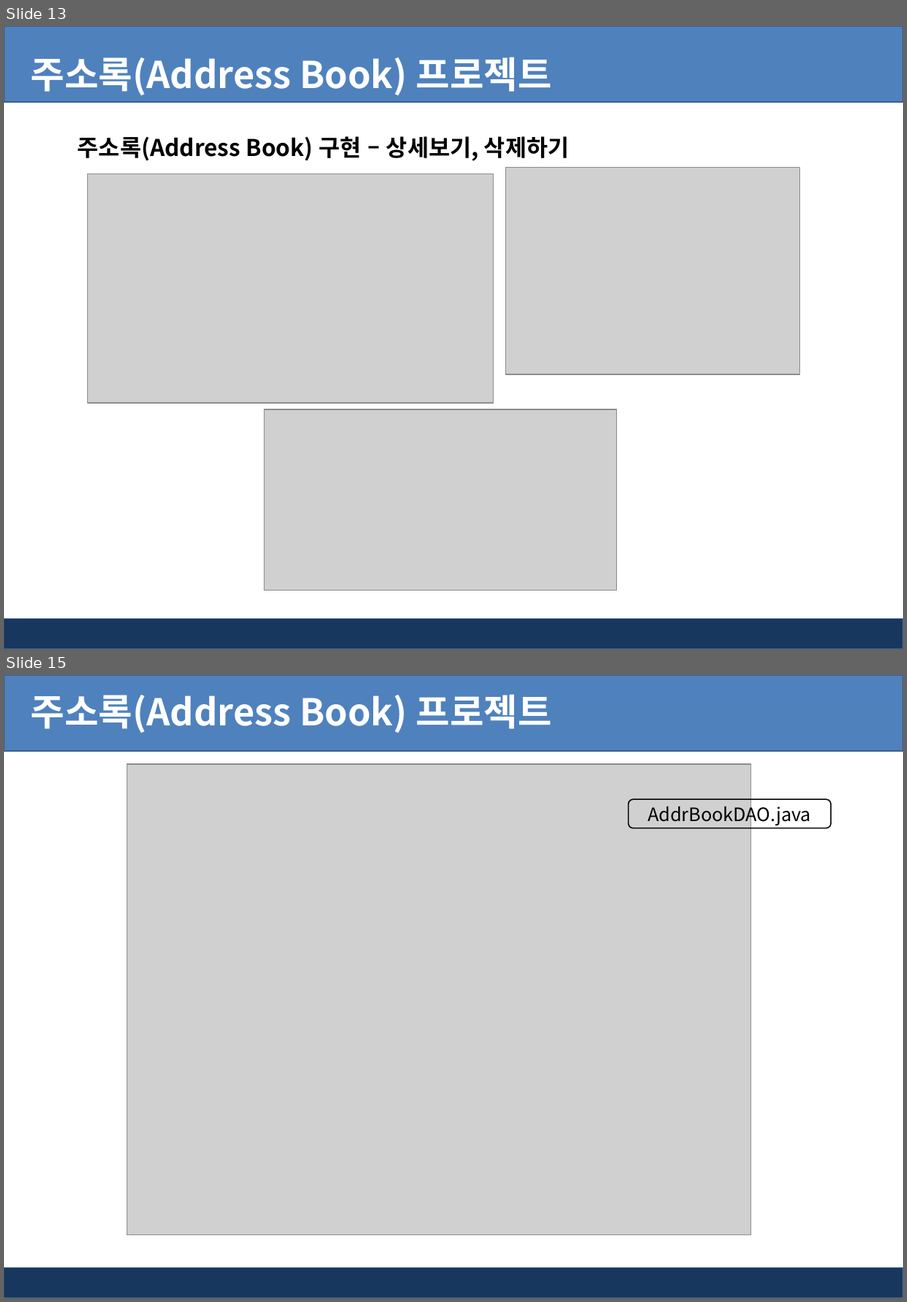
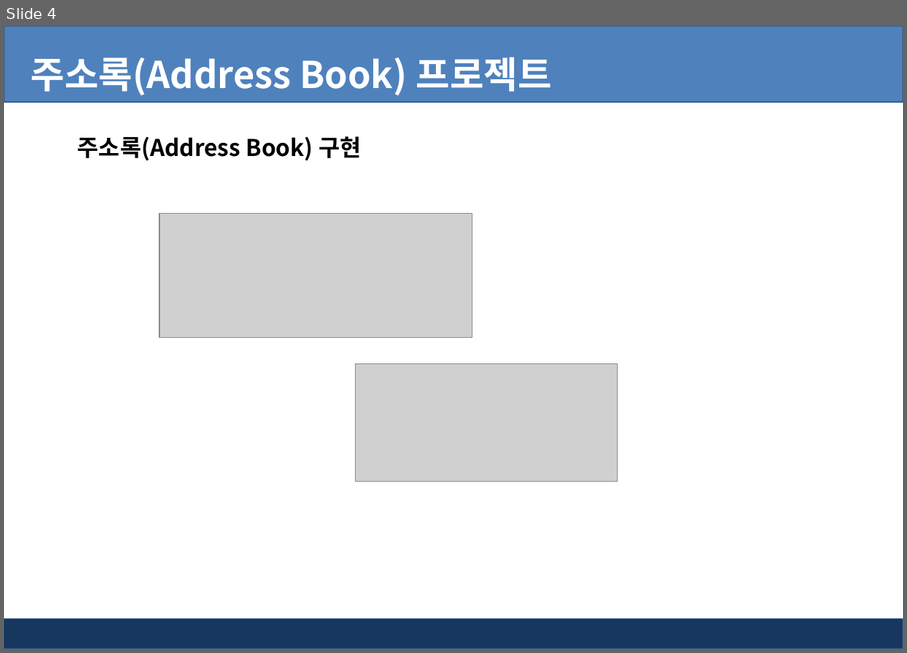
Before and after one commit to pshho/ngreen_project, a slide deck: jspWorks/자료/jsp_ppt/주소록 프로젝트(DB 연결 않음).pptx. Shown one above the other, each under a label of ours: slides 13 and 15 before the commit, slide 4 after it; the slides between them are not shown. The pictures are 907x1302 and 907x653 pixels, drawn with LibreOffice and Linux fonts; fonts in the diff are those of the drawing; grey boxes stand for pictures; background and template pictures are left out. Boxes give left, top, right and bottom in pixels: in the first picture for what was removed or moved away, otherwise in the second. Text is boxed around its words. In the diff, an @@ line names an element or a change of style, - is before the commit and + after.

```diff
--- a/jspWorks/자료/jsp_ppt/주소록 프로젝트(DB 연결 않음).pptx
+++ b/jspWorks/자료/jsp_ppt/주소록 프로젝트(DB 연결 않음).pptx
@@ slide 15 removed at <box>4,675,903,1298</box>, background #FFFFFF; not listed: 2 template elements that a slide beside it also shows @@
@@ text removed at <box>31,694,552,733</box> @@
-주소록(Address Book) 프로젝트
@@ picture removed at <box>127,764,752,1235</box> @@
@@ rounded rectangle removed at <box>628,800,831,828</box> @@
-AddrBookDAO.java
@@ what was slide 13 is now slide 4 @@
@@ slide 4 changed as well @@
@@ text at <box>78,136,361,161</box>: text changed @@
-주소록(Address Book) 구현 – 상세보기, 삭제하기
+주소록(Address Book) 구현
@@ picture removed at <box>88,173,494,403</box> @@
@@ picture removed at <box>506,167,800,374</box> @@
@@ picture added at <box>159,213,473,338</box> @@
@@ picture: place and size @@
-picture at <box>264,410,617,591</box>
+picture at <box>356,363,619,481</box>
```
Also in this commit, not shown: 9 other slides changed, 5 other slides removed, 46 other files.
